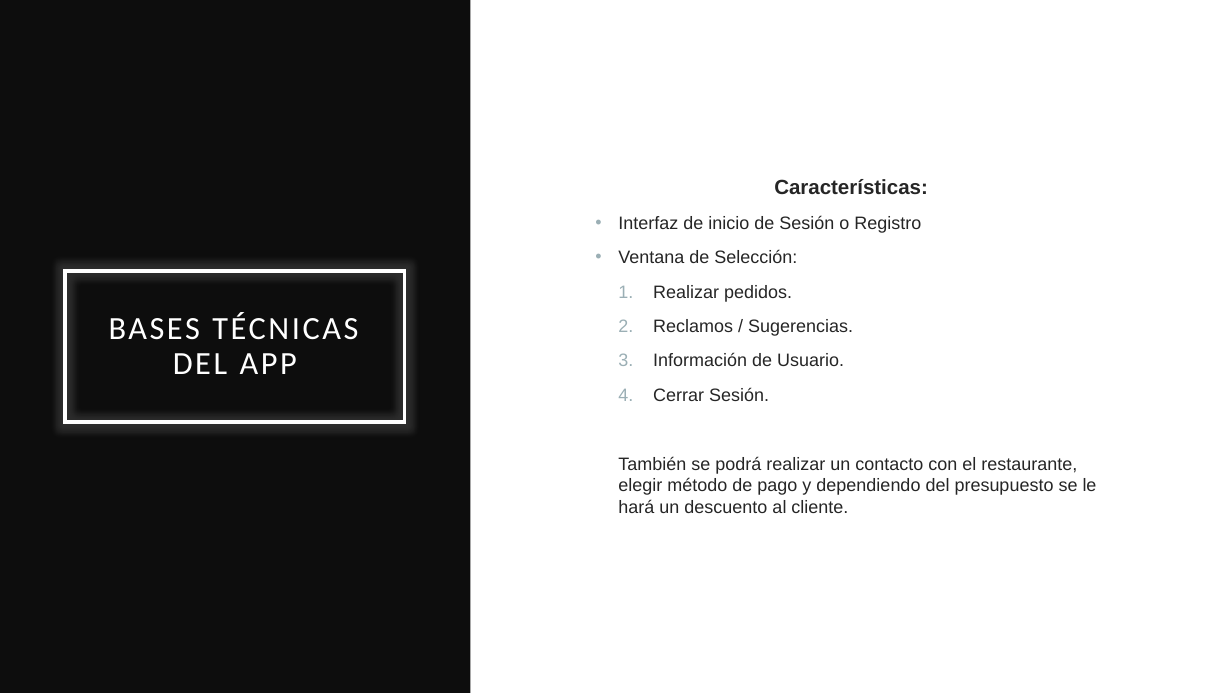
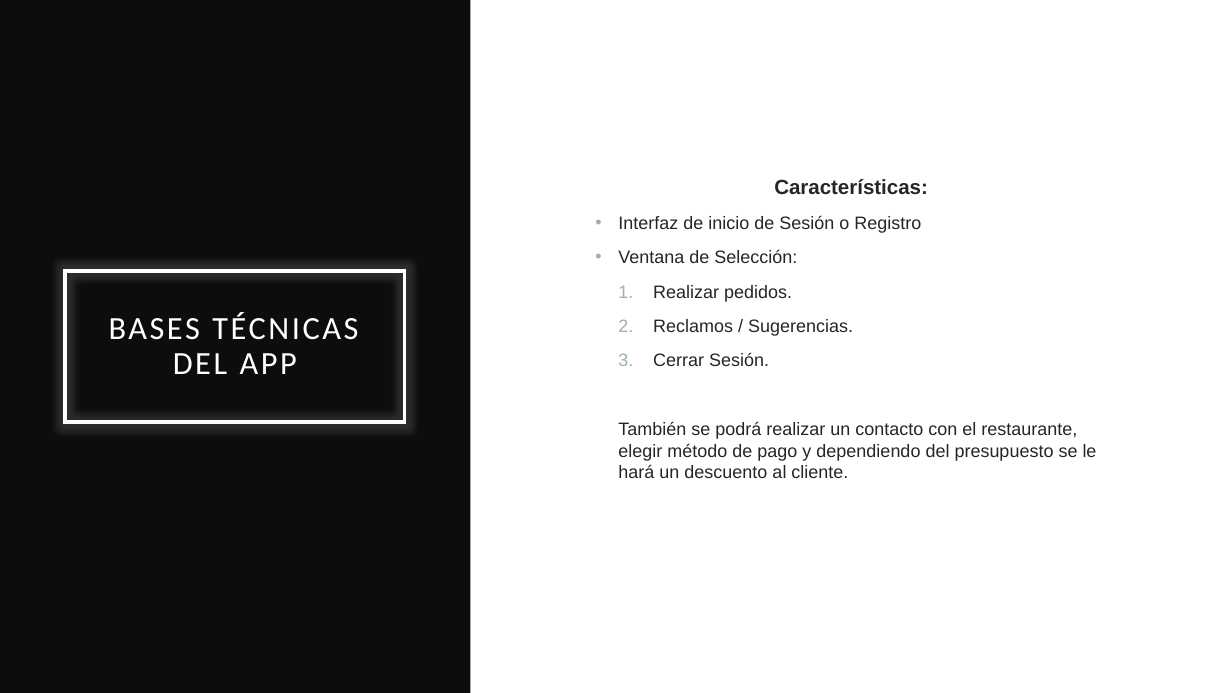
Before and after one commit to Brandruiz7/JustEatsCR, a slide deck: slide 5 of Material Complementario/Just Eats CR.pptx. Drawn at 1232x693 pixels with LibreOffice and Linux fonts; fonts in the diff are those of the drawing. Boxes give left, top, right and bottom in pixels: in the first picture for what was removed or moved away, otherwise in the second. Text is boxed around its words. In the diff, an @@ line names an element or a change of style, - is before the commit and + after.

Commit message:
Actualizacion
Modificacion Diagrama de Clase
Modificacion Presentacion ppt

```diff
--- a/Material Complementario/Just Eats CR.pptx
+++ b/Material Complementario/Just Eats CR.pptx
@@ text at (653,353,844,366): paragraph removed @@
-  3. Información de Usuario.
```
Also in this commit, not shown: 2 other files.
